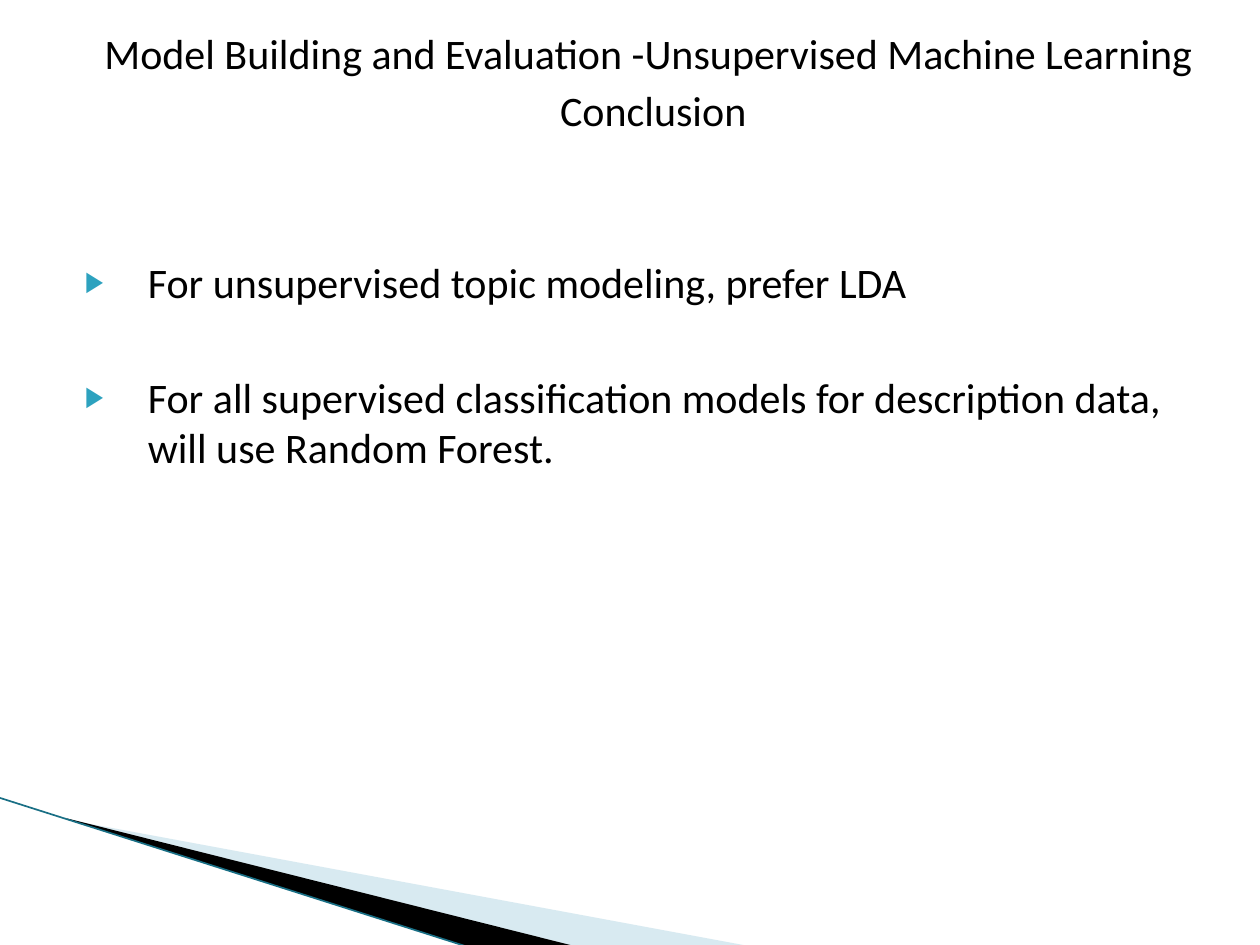
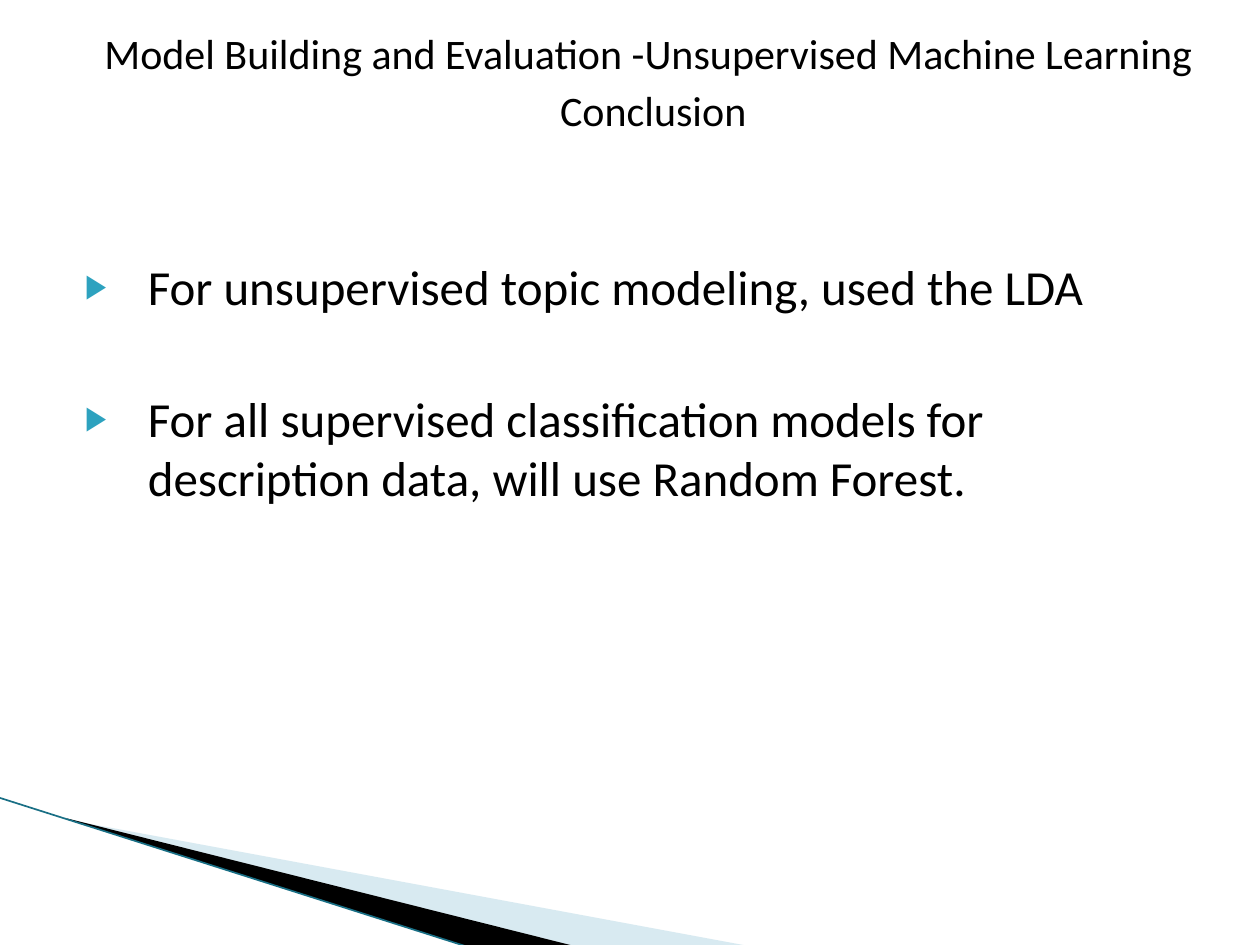
Before and after one commit to dmrod01/Capstone, a slide deck: slide 46 of Final Analysis - Data Capstone Project - Data Breaches.pptx (slide 44 before the commit). Drawn at 1260x945 pixels with LibreOffice and Linux fonts; fonts in the diff are those of the drawing; background and template pictures are left out. Boxes give left, top, right and bottom in pixels: in the first picture for what was removed or moved away, otherwise in the second. Text is boxed around its words. In the diff, an @@ line names an element or a change of style, - is before the commit and + after.

```diff
--- a/Final Analysis - Data Capstone Project - Data Breaches.pptx
+++ b/Final Analysis - Data Capstone Project - Data Breaches.pptx
@@ text at box(148, 271, 1083, 314): text changed; size 24 to 28 pt @@
-▶ For unsupervised topic modeling, prefer LDA
+▶ For unsupervised topic modeling, used the LDA
@@ text at box(148, 403, 984, 504): size 24 to 28 pt in "For all supervised classification models for description ..." @@
```
Also in this commit, not shown: 1 other slide changed, 2 slides added, 1 other file.
